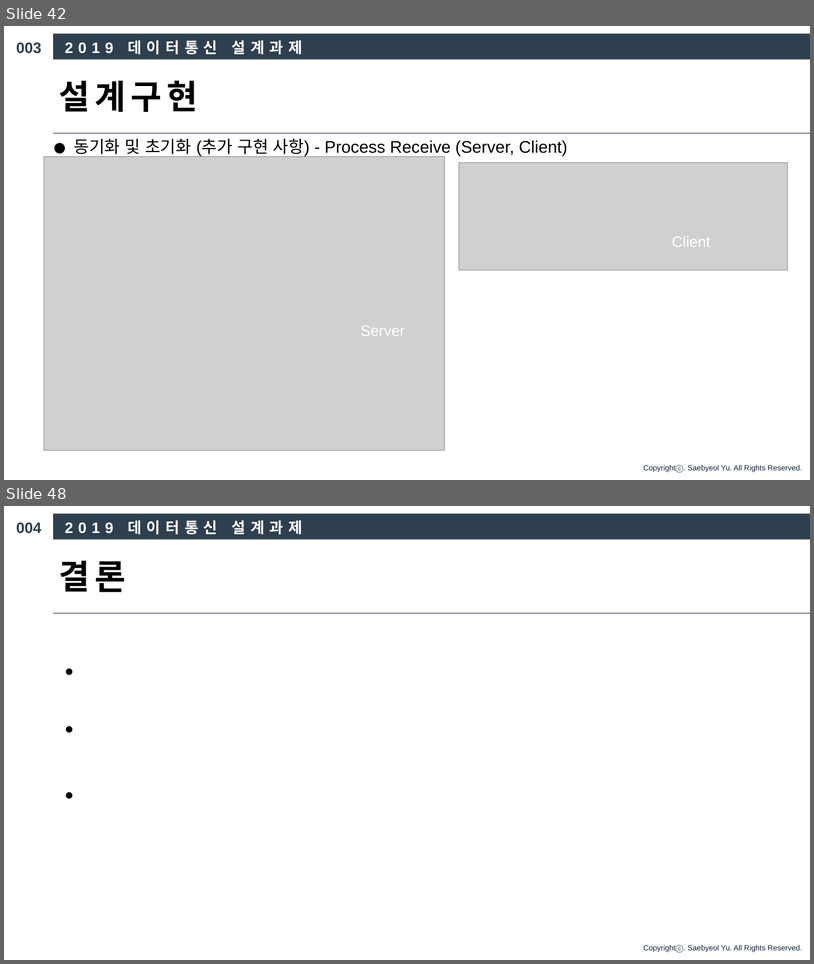
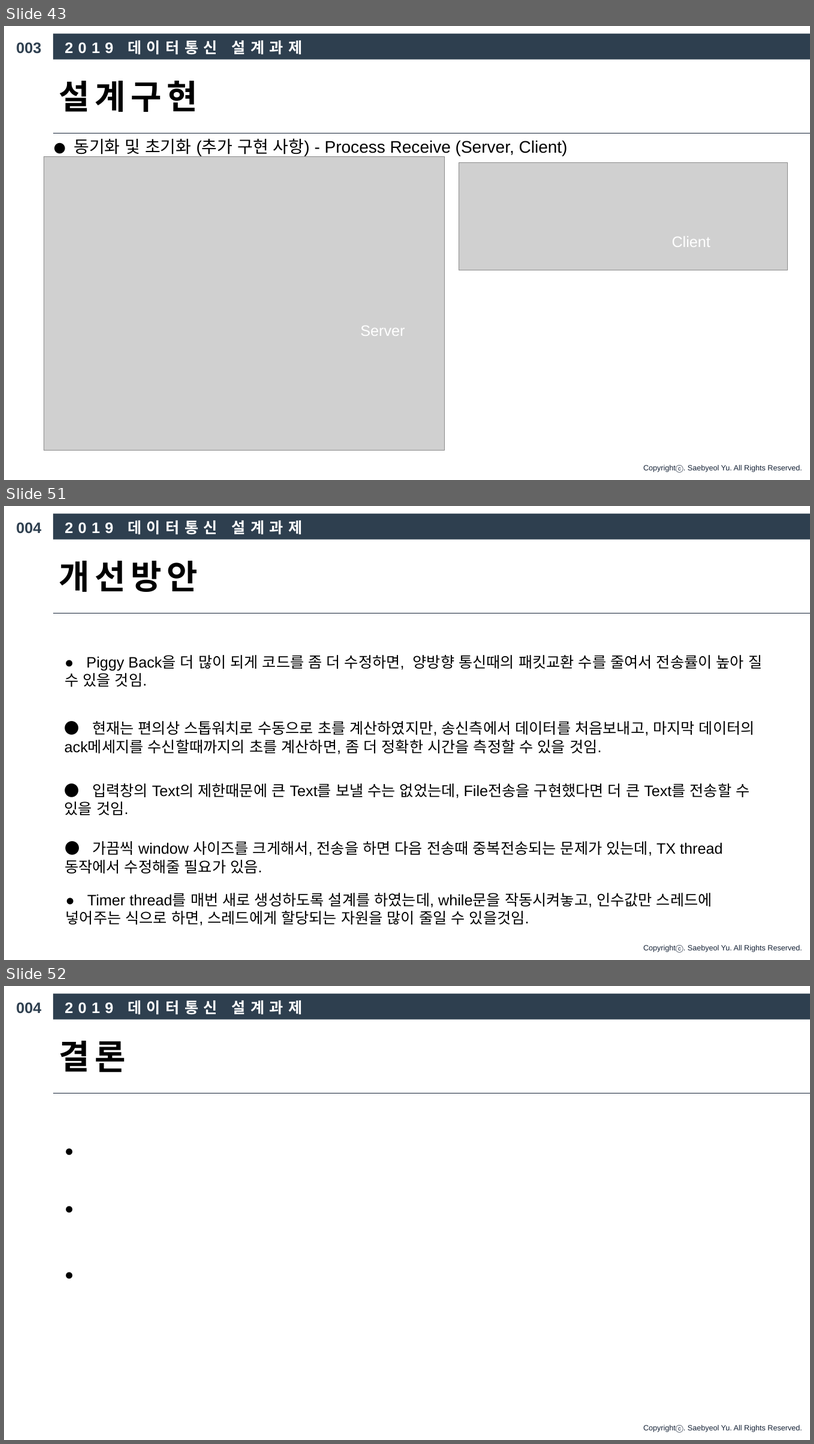
Before and after one commit to chattermproject2019/chatting_TCP, a slide deck: 4조 데이터통신 발표 PPT.pptx. Shown one above the other, each under a label of ours: slides 42 and 48 before the commit, slides 43, 51 and 52 after it; the slides between them are not shown. The pictures are 814x964 and 814x1444 pixels, drawn with LibreOffice and Linux fonts; fonts in the diff are those of the drawing; grey boxes stand for pictures. Boxes give left, top, right and bottom in pixels: in the first picture for what was removed or moved away, otherwise in the second. Text is boxed around its words. In the diff, an @@ line names an element or a change of style, - is before the commit and + after.

```diff
--- a/4조 데이터통신 발표 PPT.pptx
+++ b/4조 데이터통신 발표 PPT.pptx
@@ slide 51 added at bbox=[4, 506, 810, 960], background #FFFFFF; not listed: 1 template element that a slide beside it also shows @@
@@ text added at bbox=[16, 522, 41, 534], 18 pt, text #2E3F4F, bold @@
+004
@@ rectangle added at bbox=[53, 513, 810, 539], fill #2E3F4F @@
@@ text added at bbox=[65, 520, 303, 535], 18 pt, text #FFFFFF, bold @@
+2019 데이터통신 설계과제
@@ text added at bbox=[59, 561, 198, 592], 40 pt, text #000000, bold @@
+개선방안
@@ line added from (53, 613) to (810, 613), #162337 0.5 pt @@
@@ text added at bbox=[65, 655, 762, 687], 18 pt, text #000000 @@
+● Piggy Back을 더 많이 되게 코드를 좀 더 수정하면, 양방향 통신때의 패킷교환 수를 줄여서 전송률이 높아 질 수 있을 것임.
@@ text added at bbox=[65, 721, 755, 754], 18 pt, text #000000 @@
+● 현재는 편의상 스톱워치로 수동으로 초를 계산하였지만, 송신측에서 데이터를 처음보내고, 마지막 데이터의 ack메세지를 수신할때까지의 초를 계산하면, 좀 더 정확한 시간을 측정할 수 있을 것임.
@@ text added at bbox=[65, 783, 750, 815], 18 pt, text #000000 @@
+● 입력창의 Text의 제한때문에 큰 Text를 보낼 수는 없었는데, File전송을 구현했다면 더 큰 Text를 전송할 수 있을 것임.
@@ text added at bbox=[65, 841, 723, 873], 18 pt, text #000000 @@
+● 가끔씩 window 사이즈를 크게해서, 전송을 하면 다음 전송때 중복전송되는 문제가 있는데, TX thread 동작에서 수정해줄 필요가 있음.
@@ text added at bbox=[66, 892, 713, 925], 18 pt, text #000000 @@
+● Timer thread를 매번 새로 생성하도록 설계를 하였는데, while문을 작동시켜놓고, 인수값만 스레드에 넣어주는 식으로 하면, 스레드에게 할당되는 자원을 많이 줄일 수 있을것임.
@@ what was slide 42 is now slide 43 @@
@@ what was slide 48 is now slide 52 @@
```
Also in this commit, not shown: 7 slides changed, 3 other slides added, 1 slide removed, 1 other file.
